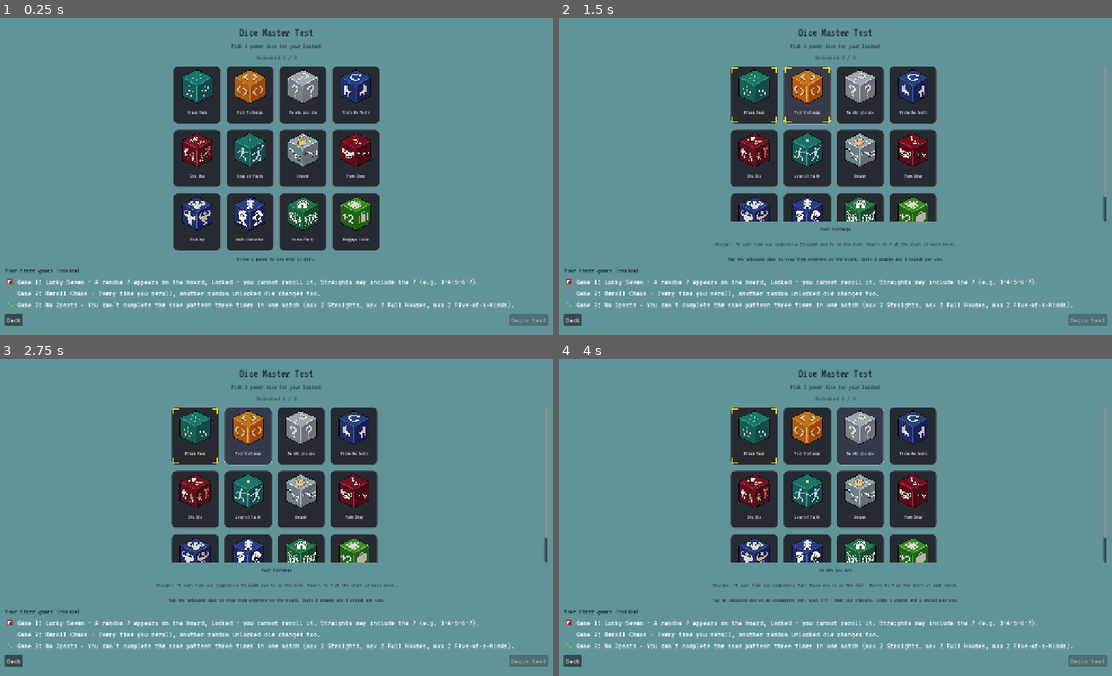
Above: before the commit, frames 1-4 (two rows, left to right).
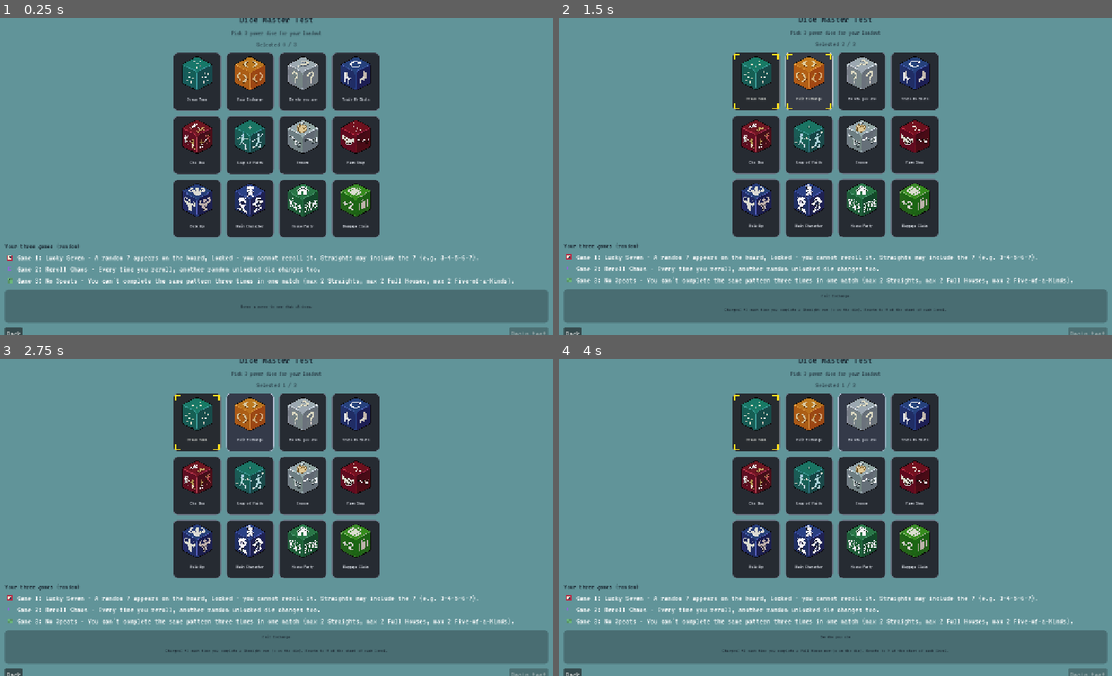
Above: after the commit, the same moments.

Repository: ming33333/Alea-Godot
Game: Godot game, scene res://scenes/tournament_pick.tscn
Two runs of this game, one before a commit and one after it. Both use one fixed random seed, a clock stepped at 60 frames per second and the inputs below. This scene is started directly instead of the project's main scene. Sound files missing from this copy of the repository are replaced by a short silence.
Inputs (mouse positions are in pixels of both pictures, inside the frame that each line leads up to; where the layout moved, square brackets give the same spot in the first picture):
- Up to frame 1 (0.25 s): no input
- Up to frame 2 (1.5 s): click (758, 81) [758, 94] at 0.5 s; click (807, 94) at 1.27 s
- Up to frame 3 (2.75 s): click (248, 422) at 2.02 s
- Up to frame 4 (4 s): click (857, 435) at 2.77 s; click (863, 422) at 3.52 s

The runs differ from the first frame. In frame 1, 25% of the frame differs, in the area x 0-100%, y 0-100%; in frame 2, 27%; in frame 3, 27%; in frame 4, 27%.

Commit message:
update dice decription during dice master selection

Diff:
--- a/scenes/tournament_pick.tscn
+++ b/scenes/tournament_pick.tscn
@@ -61,7 +61,8 @@
 
 [node name="Scroll" type="ScrollContainer" parent="Margin/VBox"]
 layout_mode = 2
-size_flags_vertical = 3
+custom_minimum_size = Vector2(0, 420)
+size_flags_vertical = 0
 horizontal_scroll_mode = 0
 
 [node name="GridCenter" type="CenterContainer" parent="Margin/VBox/Scroll"]
@@ -75,15 +76,6 @@
 theme_override_constants/h_separation = 12
 theme_override_constants/v_separation = 12
 columns = 4
-
-[node name="DetailLabel" type="Label" parent="Margin/VBox"]
-unique_name_in_owner = true
-layout_mode = 2
-theme_override_colors/font_color = Color(0.1, 0.14, 0.18, 0.92)
-theme_override_font_sizes/font_size = 13
-text = "Hover a power to see what it does."
-horizontal_alignment = 1
-autowrap_mode = 3
 
 [node name="CrownSection" type="VBoxContainer" parent="Margin/VBox"]
 unique_name_in_owner = true
@@ -134,6 +126,31 @@
 layout_mode = 2
 theme_override_constants/separation = 4
 
+[node name="DetailWrap" type="PanelContainer" parent="Margin/VBox"]
+unique_name_in_owner = true
+custom_minimum_size = Vector2(0, 76)
+layout_mode = 2
+size_flags_vertical = 8
+
+[node name="DetailMargin" type="MarginContainer" parent="Margin/VBox/DetailWrap"]
+layout_mode = 2
+theme_override_constants/margin_left = 10
+theme_override_constants/margin_top = 6
+theme_override_constants/margin_right = 10
+theme_override_constants/margin_bottom = 6
+
+[node name="DetailLabel" type="Label" parent="Margin/VBox/DetailWrap/DetailMargin"]
+unique_name_in_owner = true
+layout_mode = 2
+size_flags_vertical = 3
+theme_override_colors/font_color = Color(0.1, 0.14, 0.18, 0.92)
+theme_override_font_sizes/font_size = 12
+text = "Hover a power to see what it does."
+horizontal_alignment = 1
+vertical_alignment = 1
+autowrap_mode = 3
+max_lines_visible = 4
+
 [node name="HBox" type="HBoxContainer" parent="Margin/VBox"]
 layout_mode = 2
 theme_override_constants/separation = 12
--- a/scripts/tournament_pick.gd
+++ b/scripts/tournament_pick.gd
@@ -18,6 +18,7 @@
 @onready var bracket_section: Control = %BracketSection
 @onready var bracket_title: Label = %BracketTitle
 @onready var bracket_list: VBoxContainer = %BracketList
+@onready var detail_wrap: PanelContainer = %DetailWrap
 
 var _selected_powers: Array[String] = []
 var _power_tiles: Dictionary = {}
@@ -27,6 +28,7 @@
 
 
 func _ready() -> void:
+	_style_detail_wrap()
 	_crown_pick_mode = SaveService.has_any_crown()
 	options_box.columns = GRID_COLUMNS
 	options_box.add_theme_constant_override("h_separation", 12)
@@ -48,6 +50,19 @@
 		_roll_random_bracket()
 	_update_subtitle()
 	_refresh_confirm_state()
+
+
+func _style_detail_wrap() -> void:
+	if detail_wrap == null:
+		return
+	var box := StyleBoxFlat.new()
+	box.bg_color = Color(0.08, 0.1, 0.12, 0.32)
+	box.set_corner_radius_all(8)
+	box.content_margin_left = 4.0
+	box.content_margin_top = 2.0
+	box.content_margin_right = 4.0
+	box.content_margin_bottom = 2.0
+	detail_wrap.add_theme_stylebox_override("panel", box)
 
 
 func _setup_crown_pick() -> void:
